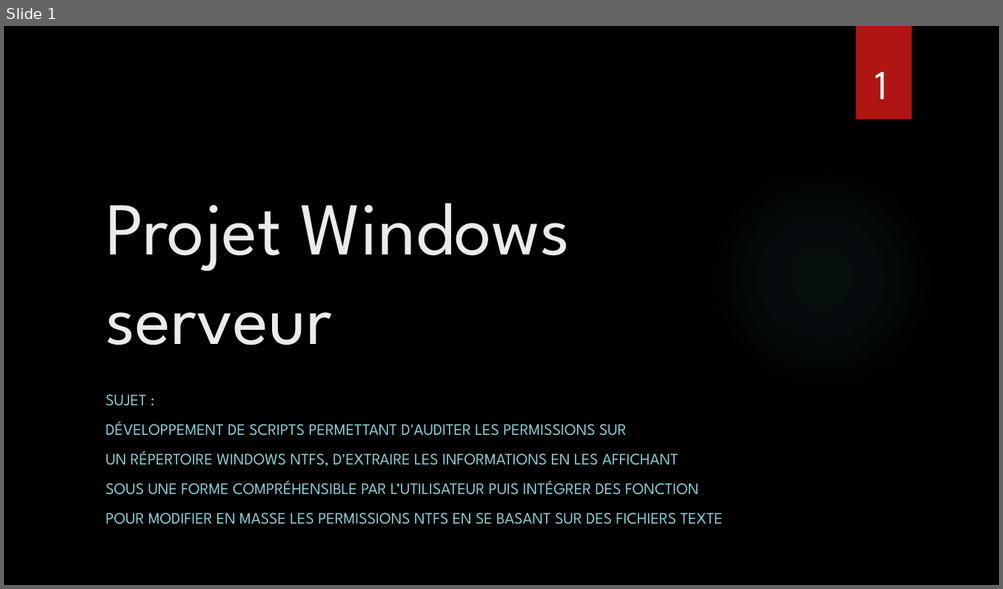
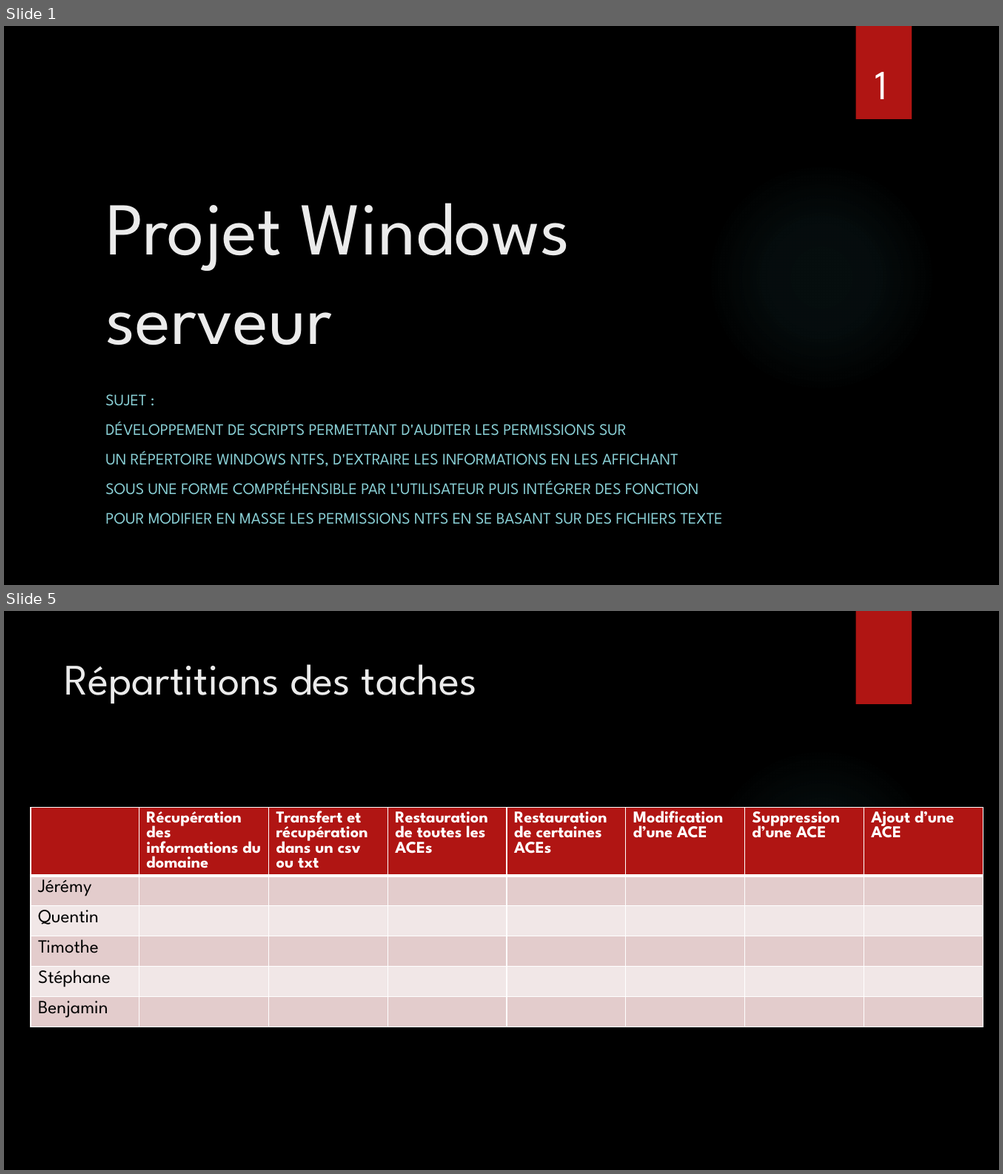
Before and after one commit to FernandezBenjamin/Admin-Windows-Server, a slide deck: Projet_Windows_serveur.pptx. Shown one above the other, each under a label of ours: slide 1 before the commit, slides 1 and 5 after it; the slides between them are not shown. The pictures are 1003x589 and 1003x1174 pixels, drawn with LibreOffice and Linux fonts; fonts in the diff are those of the drawing; background and template pictures are left out. Boxes give left, top, right and bottom in pixels: in the first picture for what was removed or moved away, otherwise in the second. Text is boxed around its words. In the diff, an @@ line names an element or a change of style, - is before the commit and + after.

```diff
--- a/Projet_Windows_serveur.pptx
+++ b/Projet_Windows_serveur.pptx
@@ slide 5 added at box(4, 611, 999, 1170), background picture (left out); not listed: 2 template elements that a slide beside it also shows @@
@@ title added at box(64, 664, 477, 704), 42 pt, text #EBEBEB @@
+Répartitions des taches
@@ table added at box(31, 808, 985, 1046), 6 rows, 8 columns @@
+ | Récupération des informations du domaine | Transfert et récupération dans un csv ou txt | Restauration de toutes les ACEs | Restauration de certaines ACEs | Modification d’une ACE | Suppression d’une ACE | Ajout d’une ACE
+Jérémy |  |  |  |  |  |  | 
+Quentin |  |  |  |  |  |  | 
+Timothe |  |  |  |  |  |  | 
+Stéphane |  |  |  |  |  |  | 
+Benjamin |  |  |  |  |  |  | 
```
Also in this commit, not shown: 2 slides changed, 1 other slide added.
